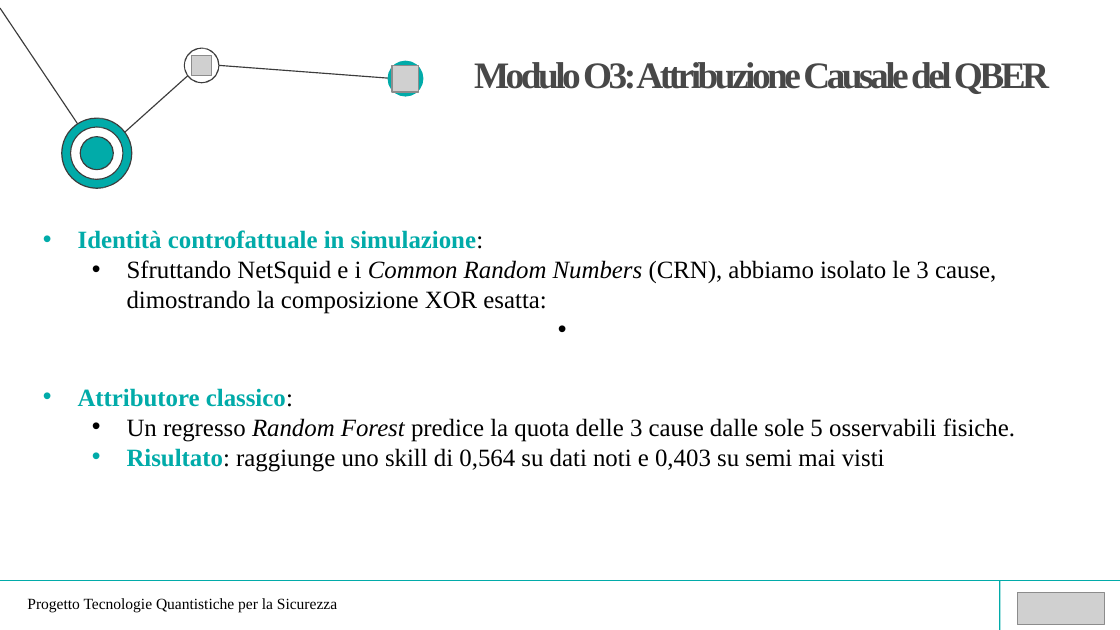
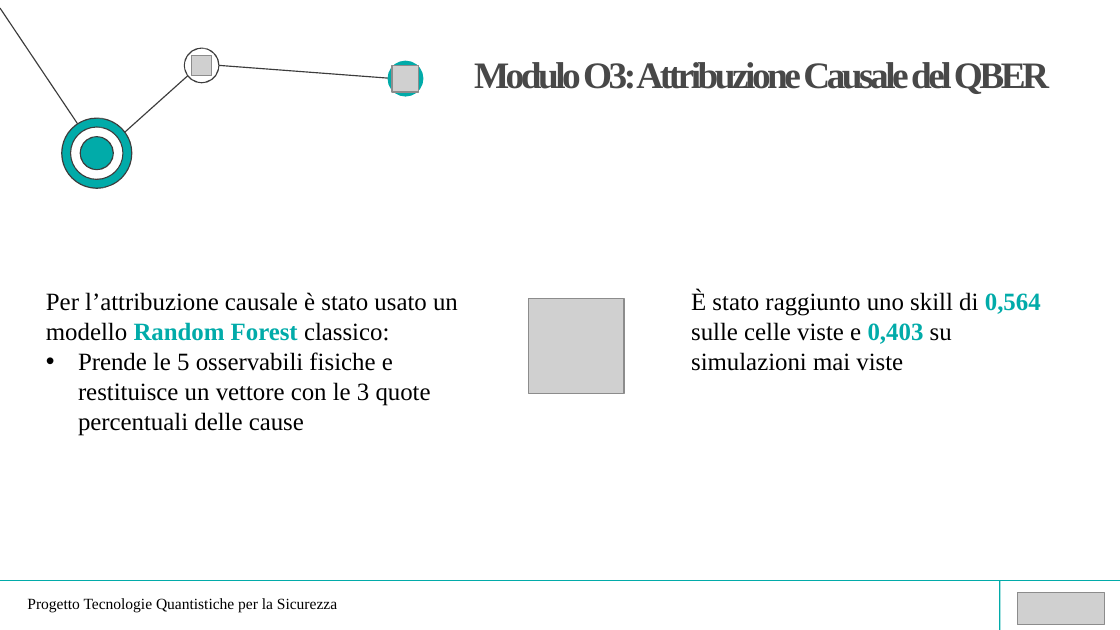
Before and after one commit to nf0101/qgan-qber, a slide deck: slide 13 of docs/presentazione.pptx (slide 9 before the commit). Drawn at 1120x630 pixels with LibreOffice and Linux fonts; fonts in the diff are those of the drawing; grey boxes stand for pictures. Boxes give left, top, right and bottom in pixels: in the first picture for what was removed or moved away, otherwise in the second. Text is boxed around its words. In the diff, an @@ line names an element or a change of style, - is before the commit and + after.

```diff
--- a/docs/presentazione.pptx
+++ b/docs/presentazione.pptx
@@ text removed at (78,230,996,314) @@
-• Identità controfattuale in simulazione:
-  • Sfruttando NetSquid e i Common Random Numbers (CRN), abbiamo isolato le 3 cause, dimostrando la composizione XOR esatta:
@@ text added at (46,292,458,436), 16 pt, text #000000 @@
+Per l’attribuzione causale è stato usato un modello Random Forest classico:
+• Prende le 5 osservabili fisiche e restituisce un vettore con le 3 quote percentuali delle cause
@@ picture added at (529,298,624,393) @@
@@ text added at (691,291,1041,371), 16 pt, text #000000 @@
+È stato raggiunto uno skill di 0,564 sulle celle viste e 0,403 su simulazioni mai viste
@@ text removed at (78,388,1015,472) @@
-• Attributore classico:
-  • Un regresso Random Forest predice la quota delle 3 cause dalle sole 5 osservabili fisiche.
-  • Risultato: raggiunge uno skill di 0,564 su dati noti e 0,403 su semi mai visti
```
Also in this commit, not shown: 3 other slides changed, 5 slides added, 1 slide removed, 1 other file.
